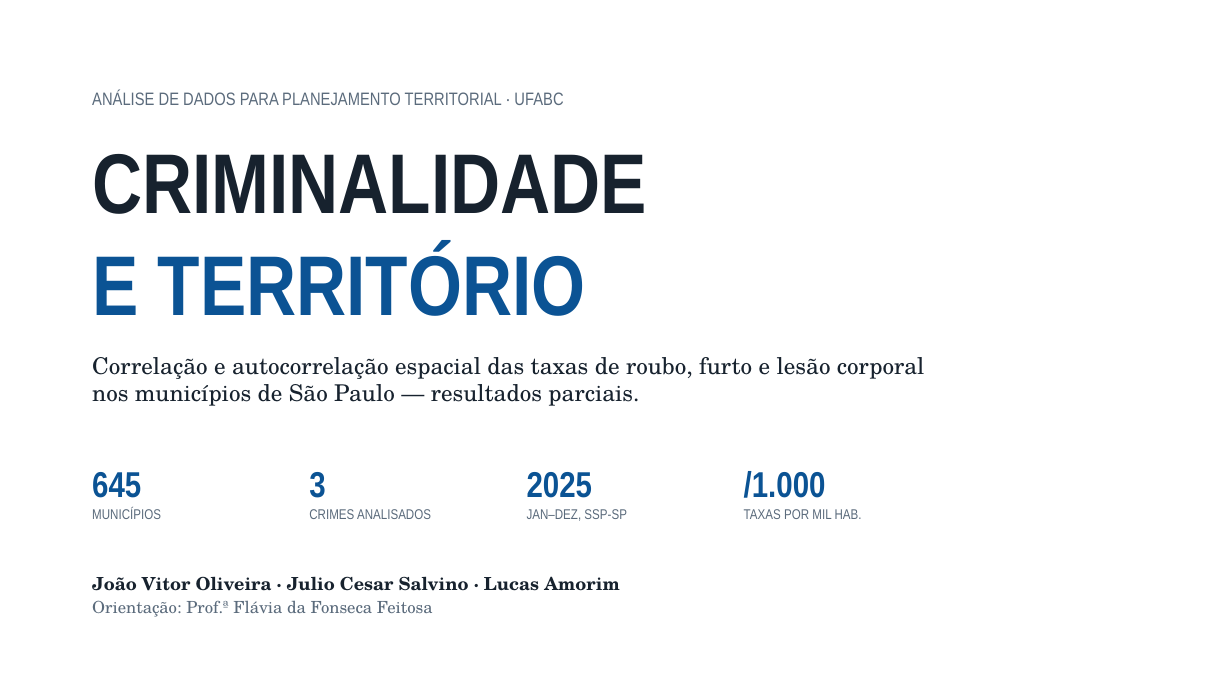
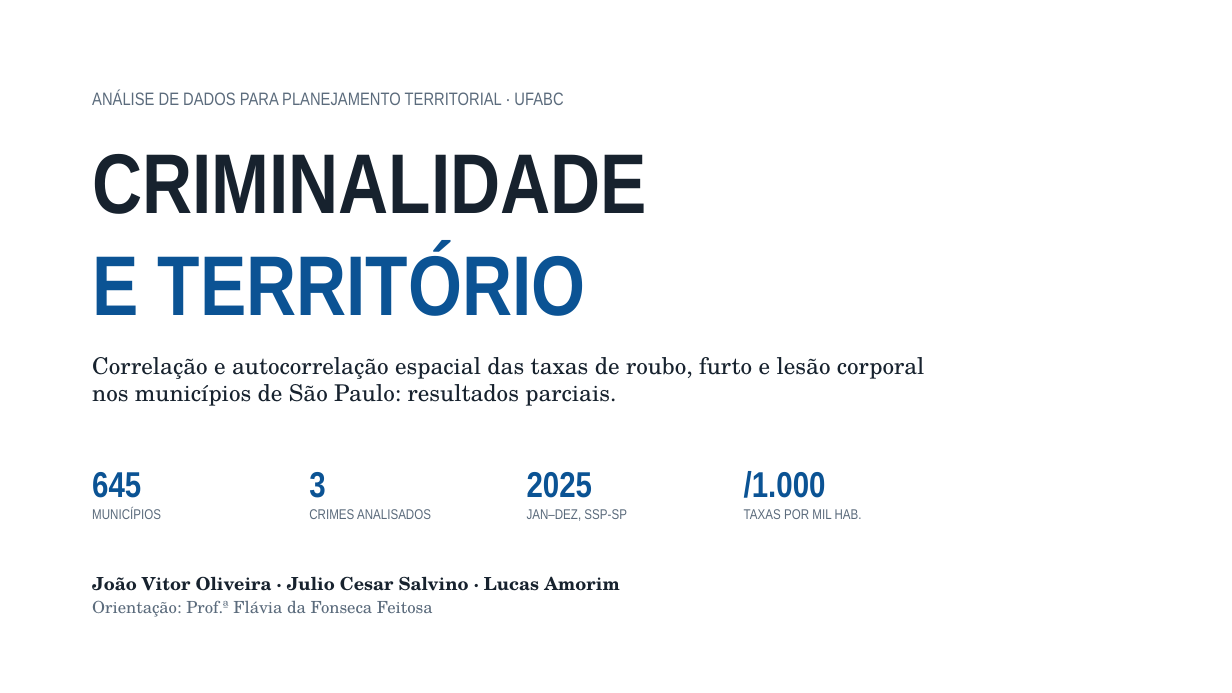
Before and after one commit to euusoujc/territory, a slide deck: slide 1 of slides/apresentacao.pptx. Drawn at 1232x693 pixels with LibreOffice and Linux fonts; fonts in the diff are those of the drawing. Boxes give left, top, right and bottom in pixels: in the first picture for what was removed or moved away, otherwise in the second. Text is boxed around its words. In the diff, an @@ line names an element or a change of style, - is before the commit and + after.

```diff
--- a/slides/apresentacao.pptx
+++ b/slides/apresentacao.pptx
@@ text at <box>92,357,924,406</box>: text changed @@
-Correlação e autocorrelação espacial das taxas de roubo, furto e lesão corporal nos municípios de São Paulo — resultados parciais.
+Correlação e autocorrelação espacial das taxas de roubo, furto e lesão corporal nos municípios de São Paulo: resultados parciais.
```
Also in this commit, not shown: 9 other slides changed, 1 slide added, 25 other files.
